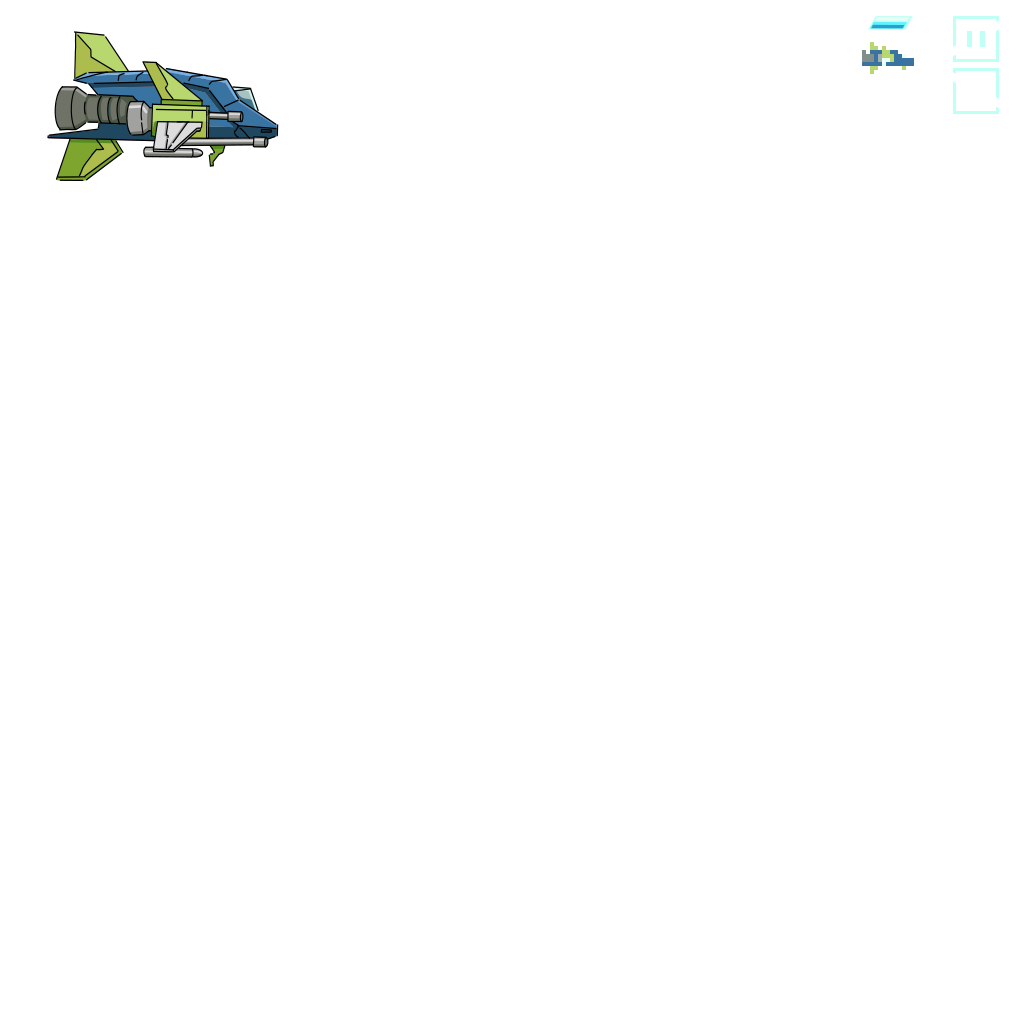
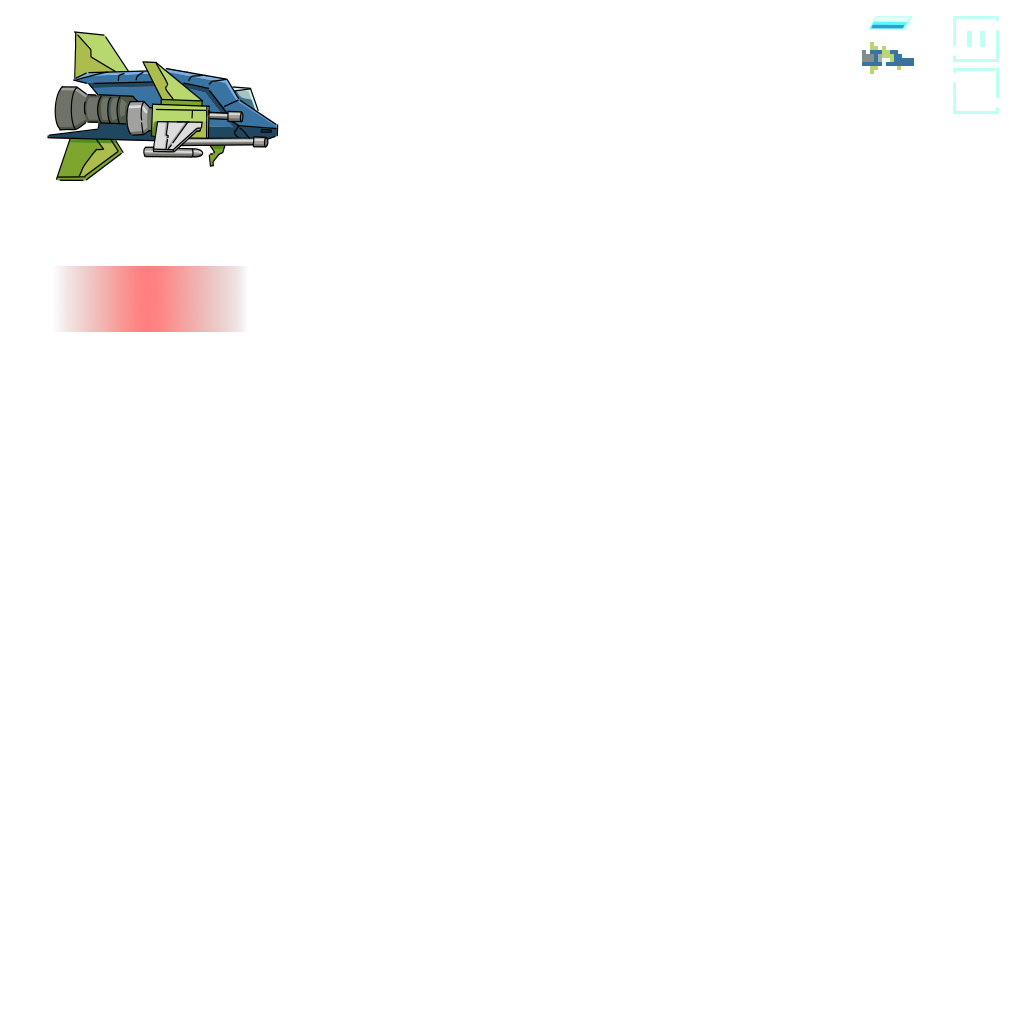
Layered file, before and after one edit (1024px x 1024px). Changes by layer:
added layer "Warning" above "Pixel Ship" over <box>54,266,248,332</box>
painted on "Pixel Ship" over <box>897,66,906,71</box>
